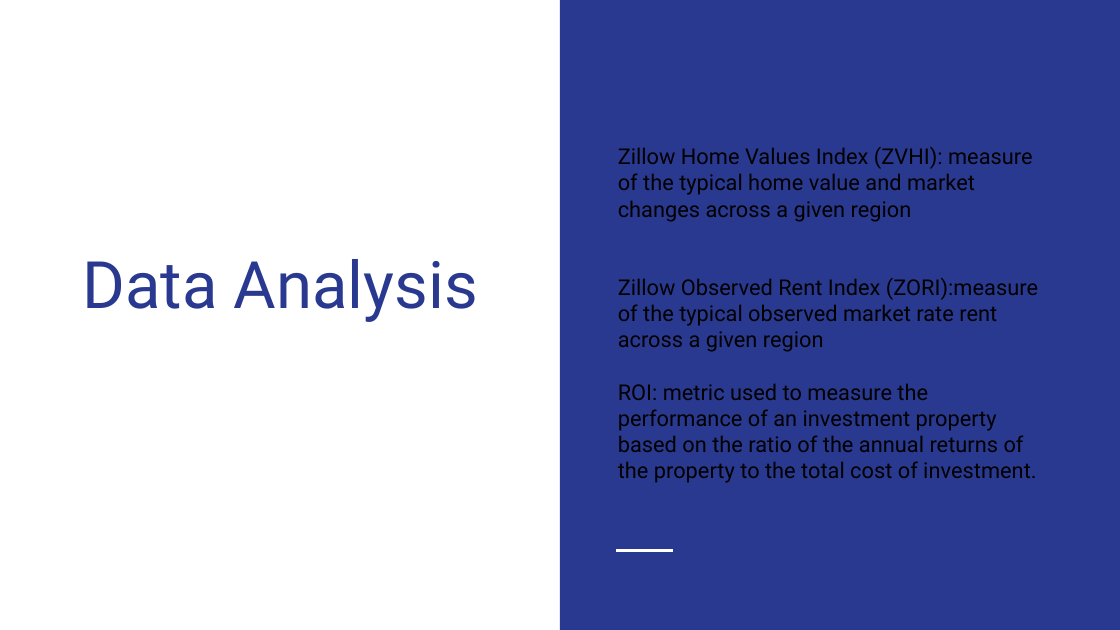
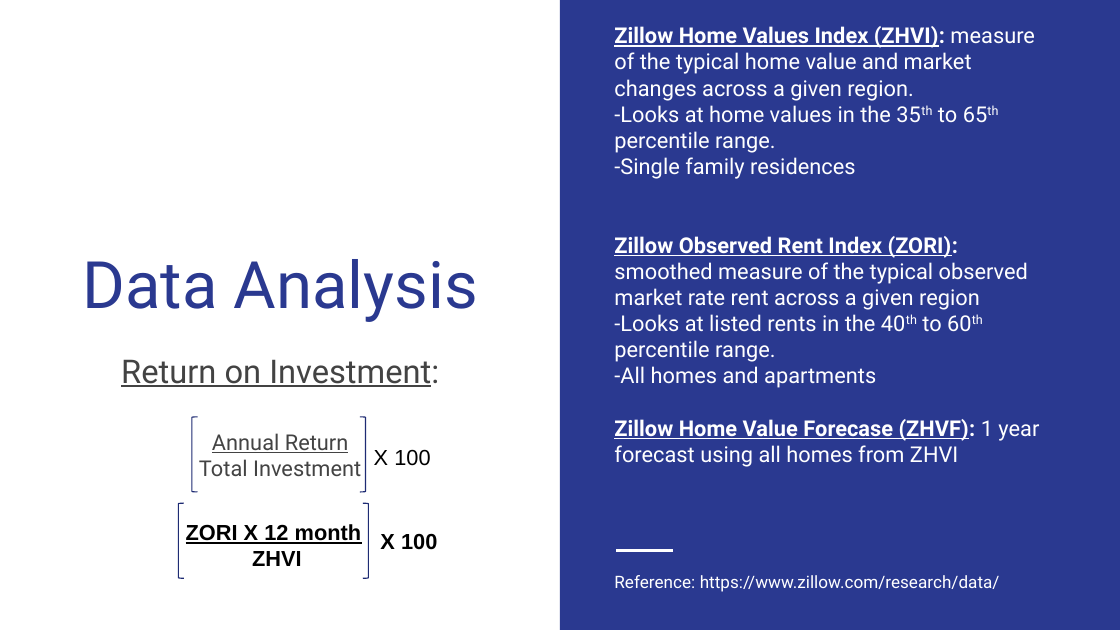
Before and after one commit to quizh001/Project-One, a slide deck: slide 4 of Case study.pptx. Drawn at 1120x630 pixels with LibreOffice and Linux fonts; fonts in the diff are those of the drawing. Boxes give left, top, right and bottom in pixels: in the first picture for what was removed or moved away, otherwise in the second. Text is boxed around its words. In the diff, an @@ line names an element or a change of style, - is before the commit and + after.

Commit message:
Updated PP

```diff
--- a/Case study.pptx
+++ b/Case study.pptx
@@ text at <box>614,26,1039,592</box>: text changed; text colour #000000 to #FFFFFF @@
-Zillow Home Values Index (ZVHI): measure of the typical home value and market changes across a given region
-Zillow Observed Rent Index (ZORI):measure of the typical observed market rate rent across a given region
-ROI: metric used to measure the performance of an investment property based on the ratio of the annual returns of the property to the total cost of investment.
+Zillow Home Values Index (ZHVI): measure of the typical home value and market changes across a given region.
+-Looks at home values in the 35th to 65th percentile range.
+-Single family residences
+Zillow Observed Rent Index (ZORI): smoothed measure of the typical observed market rate rent across a given region
+-Looks at listed rents in the 40th to 60th percentile range.
+-All homes and apartments
+Zillow Home Value Forecase (ZHVF): 1 year forecast using all homes from ZHVI
+Reference: https://www.zillow.com/research/data/
@@ subtitle added at <box>121,359,439,476</box>, 14 pt, text #434343, underline @@
+Return on Investment:
+Annual Return
+Total Investment
@@ left bracket added at <box>192,417,197,492</box>, outline #1E2B73 0.75 pt @@
@@ left bracket added at <box>360,417,365,492</box>, outline #1E2B73 0.75 pt @@
@@ text added at <box>374,449,430,466</box>, 14 pt, text #000000 @@
+X 100
@@ left bracket added at <box>178,503,184,578</box>, outline #1E2B73 0.75 pt @@
@@ left bracket added at <box>363,503,368,578</box>, outline #1E2B73 0.75 pt @@
@@ text added at <box>186,524,362,566</box>, 14 pt, text #000000, bold, underline @@
+ZORI X 12 month
+ZHVI
@@ text added at <box>380,533,437,550</box>, 14 pt, text #000000, bold @@
+X 100
```
Also in this commit, not shown: 2 other slides changed, 7 slides added, 3 slides removed.
